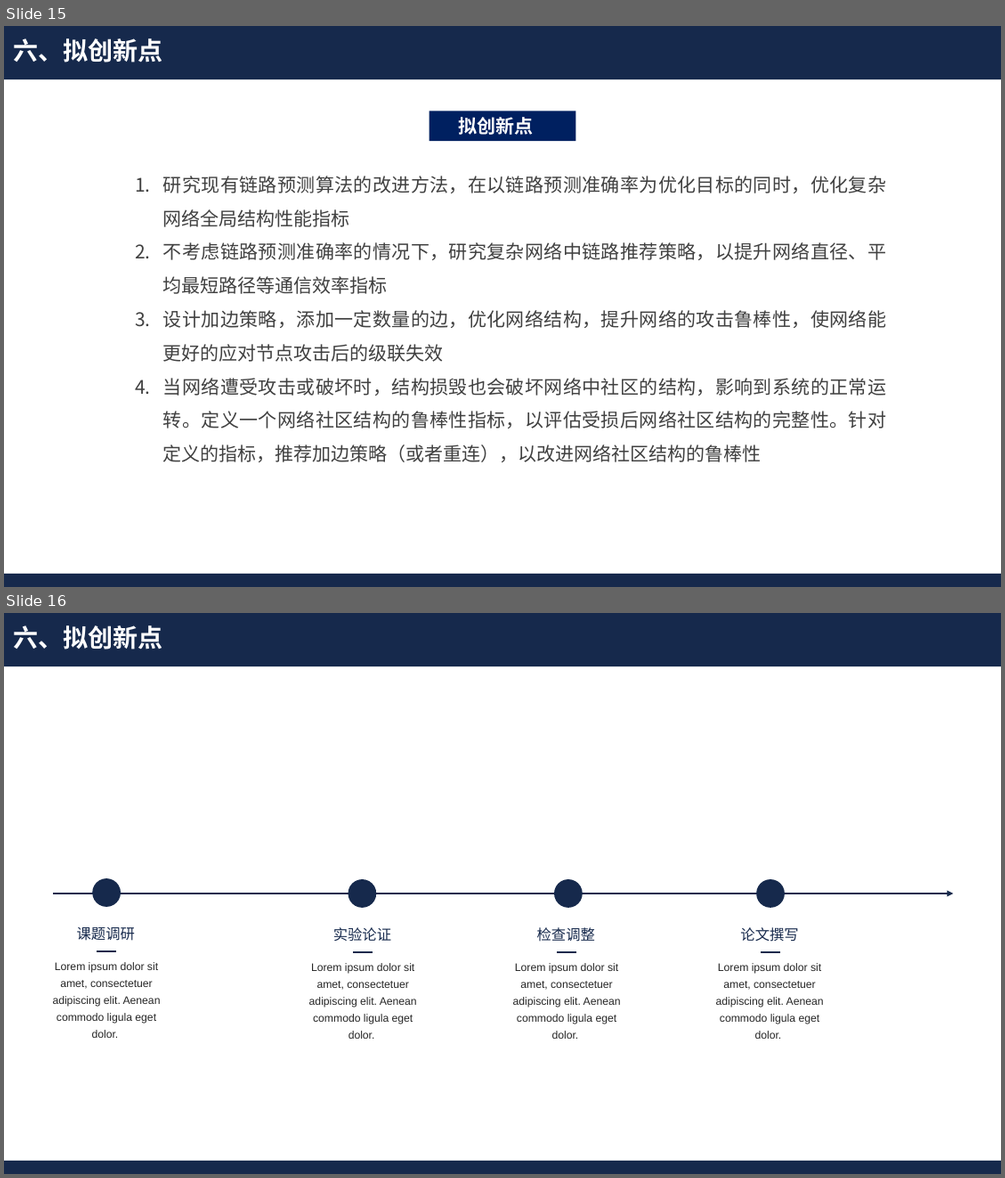
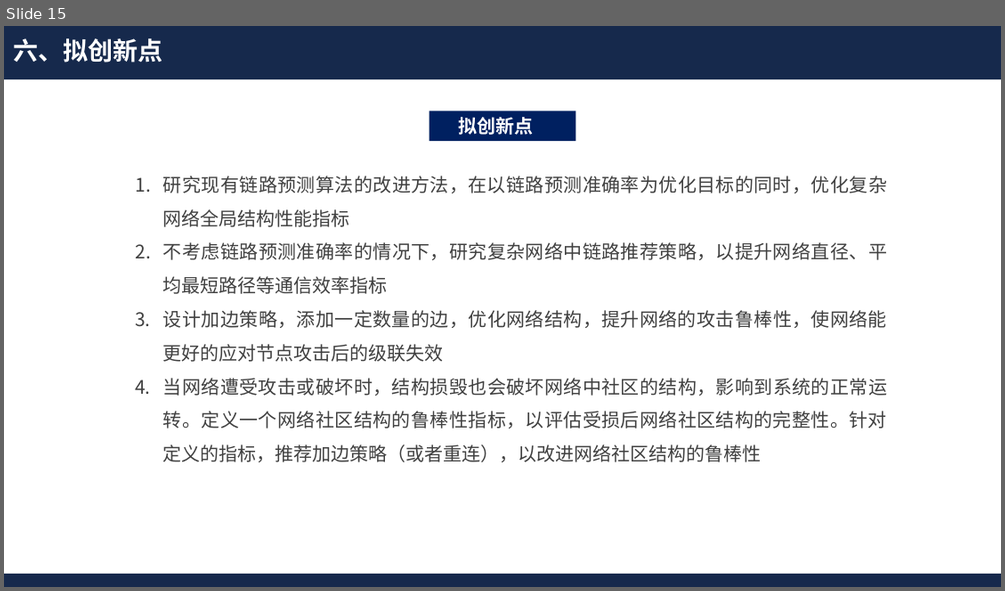
Before and after one commit to Akihi7777/day-day-up, a slide deck: 毕业近在咫尺/开题答辩.pptx. Shown one above the other, each under a label of ours: slides 15 and 16 before the commit, slide 15 after it. The pictures are 1005x1178 and 1005x591 pixels, drawn with LibreOffice and Linux fonts; fonts in the diff are those of the drawing; background and template pictures are left out. Boxes give left, top, right and bottom in pixels: in the first picture for what was removed or moved away, otherwise in the second. Text is boxed around its words. In the diff, an @@ line names an element or a change of style, - is before the commit and + after.

```diff
--- a/毕业近在咫尺/开题答辩.pptx
+++ b/毕业近在咫尺/开题答辩.pptx
@@ slide 16 removed at (4,613,1001,1174), background #FFFFFF; not listed: 2 template elements that a slide beside it also shows @@
@@ text removed at (13,625,162,649) @@
-六、拟创新点
@@ ellipse removed at (92,878,121,907) @@
@@ ellipse removed at (348,879,376,908) @@
@@ ellipse removed at (554,879,582,908) @@
@@ ellipse removed at (756,879,785,908) @@
@@ arrow removed from (53, 893) to (954, 893) @@
@@ text removed at (77,927,135,941) @@
-课题调研
@@ text removed at (333,927,391,941) @@
-实验论证
@@ text removed at (537,927,595,941) @@
-检查调整
@@ text removed at (740,927,798,941) @@
-论文撰写
@@ line removed from (97, 952) to (116, 952) @@
@@ line removed from (353, 952) to (372, 952) @@
@@ line removed from (558, 952) to (577, 952) @@
@@ line removed from (760, 952) to (780, 952) @@
@@ text removed at (53,962,161,1038) @@
-Lorem ipsum dolor sit amet, consectetuer adipiscing elit. Aenean commodo ligula eget dolor.
@@ text removed at (309,963,417,1038) @@
-Lorem ipsum dolor sit amet, consectetuer adipiscing elit. Aenean commodo ligula eget dolor.
@@ text removed at (513,963,621,1038) @@
-Lorem ipsum dolor sit amet, consectetuer adipiscing elit. Aenean commodo ligula eget dolor.
@@ text removed at (716,963,824,1038) @@
-Lorem ipsum dolor sit amet, consectetuer adipiscing elit. Aenean commodo ligula eget dolor.
```
Also in this commit, not shown: 1 slide changed, 2 slides added, 2 other slides removed, 4 other files.
